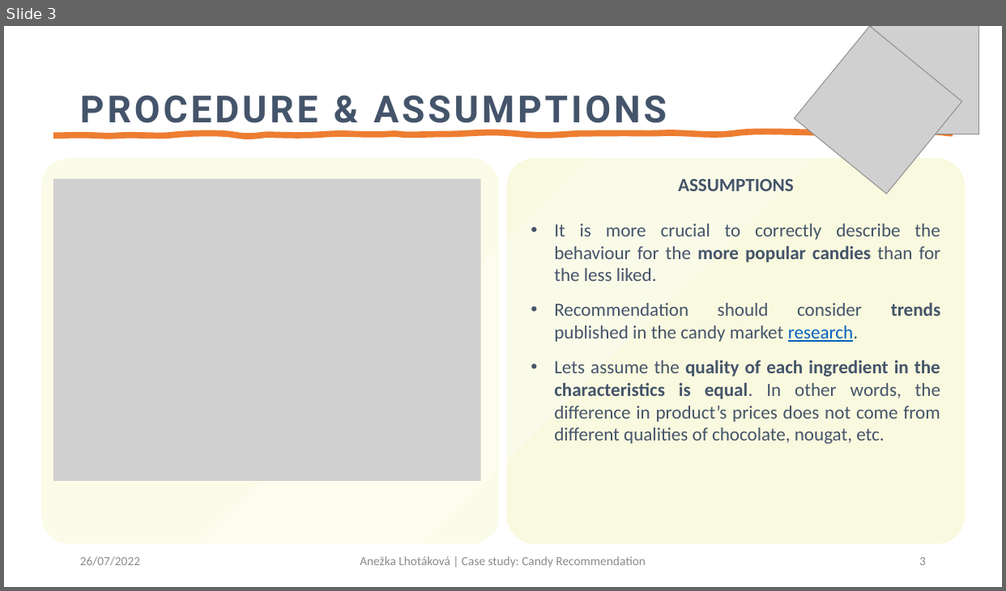
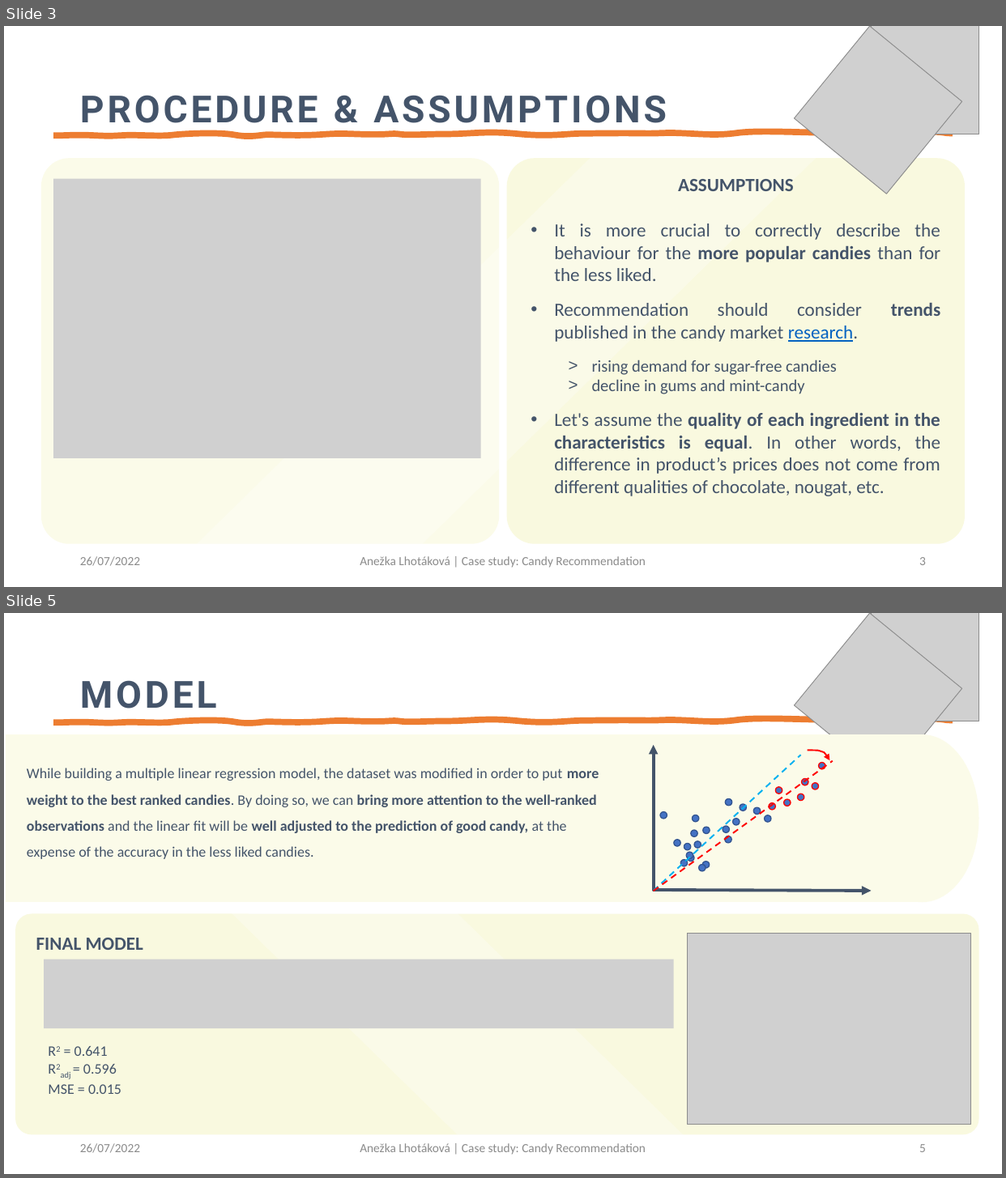
Before and after one commit to lhotaane/Case_study_Lidl, a slide deck: candy_ppt.pptx. Shown one above the other, each under a label of ours: slide 3 before the commit, slides 3 and 5 after it; the slides between them are not shown. The pictures are 1006x591 and 1006x1178 pixels, drawn with LibreOffice and Linux fonts; fonts in the diff are those of the drawing; grey boxes stand for pictures. Boxes give left, top, right and bottom in pixels: in the first picture for what was removed or moved away, otherwise in the second. Text is boxed around its words. In the diff, an @@ line names an element or a change of style, - is before the commit and + after.

```diff
--- a/candy_ppt.pptx
+++ b/candy_ppt.pptx
@@ slide 5 added at (4, 613, 1002, 1174), background #FFFFFF @@
@@ picture added at (795, 613, 961, 780) @@
@@ picture added at (871, 613, 978, 722) @@
@@ title added at (80, 680, 217, 709), 36 pt, text #44546A, bold @@
+MODEL
@@ parallelogram added at (40, 726, 714, 1166), fill #FFFFFF at 31% opacity @@
@@ freeform shape added at (53, 720, 953, 723), outline #ED7D31 6 pt @@
@@ rectangle added at (6, 735, 922, 902), fill #FBFBE9 @@
@@ group added at (653, 745, 871, 891): 26 ellipses, 2 arrows, 2 lines, 1 freeform shape @@
@@ ellipse added at (866, 735, 979, 902), fill #FBFBE9 @@
@@ text added at (27, 768, 599, 859), 14 pt, text #44546A @@
+While building a multiple linear regression model, the dataset was modified in order to put more weight to the best ranked candies. By doing so, we can bring more attention to the well-ranked observations and the linear fit will be well adjusted to the prediction of good candy, at the expense of the accuracy in the less liked candies.
@@ rounded rectangle added at (15, 914, 978, 1135), fill #F9F9DF @@
@@ text added at (36, 938, 143, 950), 18 pt, text #44546A, bold @@
+FINAL MODEL
@@ picture added at (688, 934, 971, 1125) @@
@@ picture added at (44, 960, 673, 1029) @@
@@ text added at (48, 1046, 121, 1094), 14 pt, text #44546A @@
+R2 = 0.641
+R2adj = 0.596
+MSE = 0.015
@@ text added at (80, 1144, 140, 1153), 12 pt, text #8C8C8C @@
+26/07/2022
@@ text added at (360, 1144, 646, 1155), 12 pt, text #8C8C8C @@
+Anežka Lhotáková | Case study: Candy Recommendation
@@ page number added at (919, 1144, 926, 1152), 12 pt, text #8C8C8C @@
+5
@@ slide 3 changed as well @@
@@ picture: place and size @@
-picture at (53, 179, 481, 481)
+picture at (53, 179, 481, 459)
@@ text at (554, 360, 940, 497): text changed @@
-• Lets assume the quality of each ingredient in the characteristics is equal. In other words, the difference in product’s prices does not come from different qualities of chocolate, nougat, etc.
+  > rising demand for sugar-free candies
+  > decline in gums and mint-candy
+• Let's assume the quality of each ingredient in the characteristics is equal. In other words, the difference in product’s prices does not come from different qualities of chocolate, nougat, etc.
```
Also in this commit, not shown: 4 other slides changed, 3 other slides added, 1 slide removed, 2 other files.
